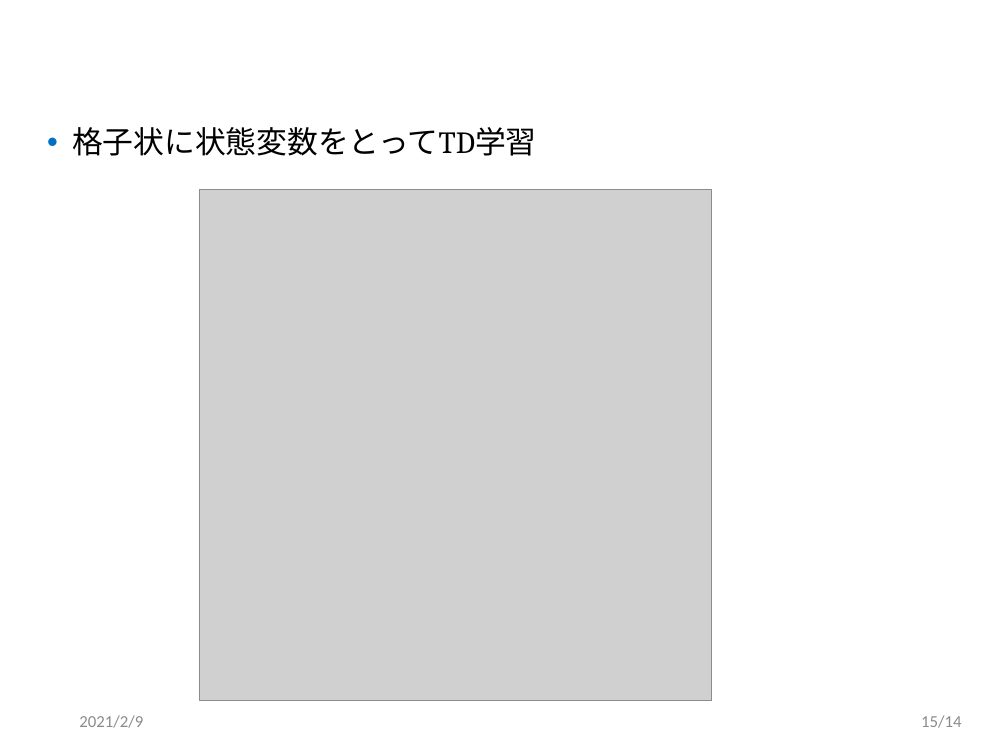
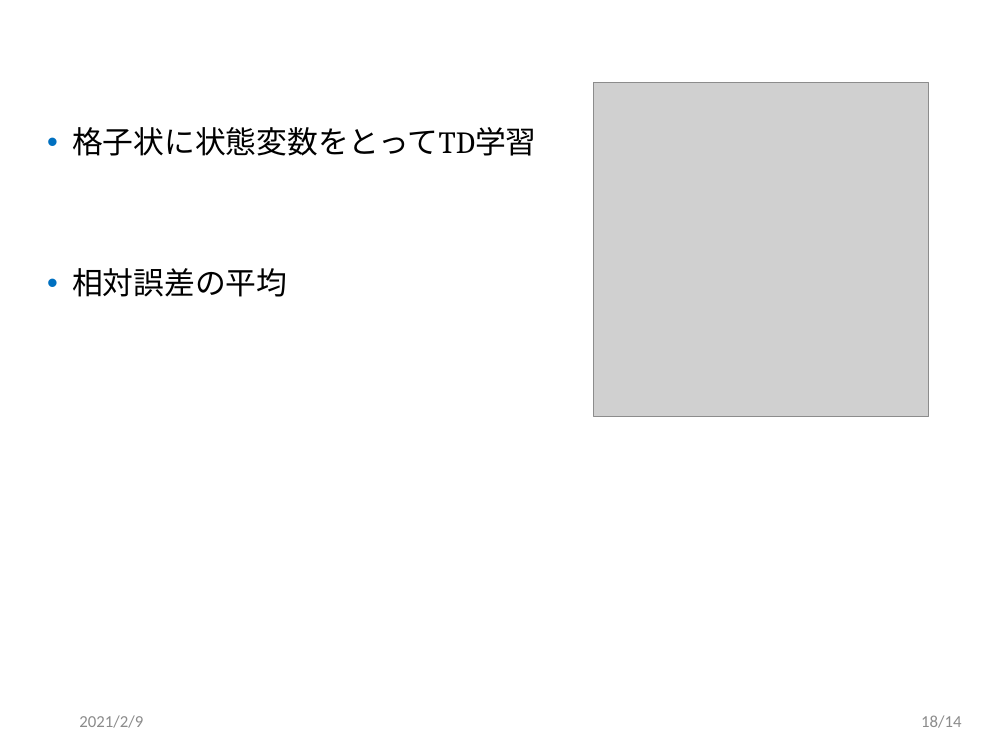
Before and after one commit to ibuki1024/thesis, a slide deck: slide 19 of slide/master.pptx (slide 16 before the commit). Drawn at 1008x756 pixels with LibreOffice and Linux fonts; fonts in the diff are those of the drawing; grey boxes stand for pictures; background and template pictures are left out. Boxes give left, top, right and bottom in pixels: in the first picture for what was removed or moved away, otherwise in the second. Text is boxed around its words. In the diff, an @@ line names an element or a change of style, - is before the commit and + after.

```diff
--- a/slide/master.pptx
+++ b/slide/master.pptx
@@ picture resized from (x1=200, y1=190, x2=712, y2=701) to (x1=594, y1=83, x2=928, y2=417) @@
@@ text at (x1=72, y1=268, x2=287, y2=297): paragraph added @@
+• 相対誤差の平均
@@ page number at (x1=921, y1=715, x2=961, y2=728): text changed @@
-15/14
+18/14
```
Also in this commit, not shown: 5 other slides changed, 4 slides added, 1 slide removed, 4 other files.
